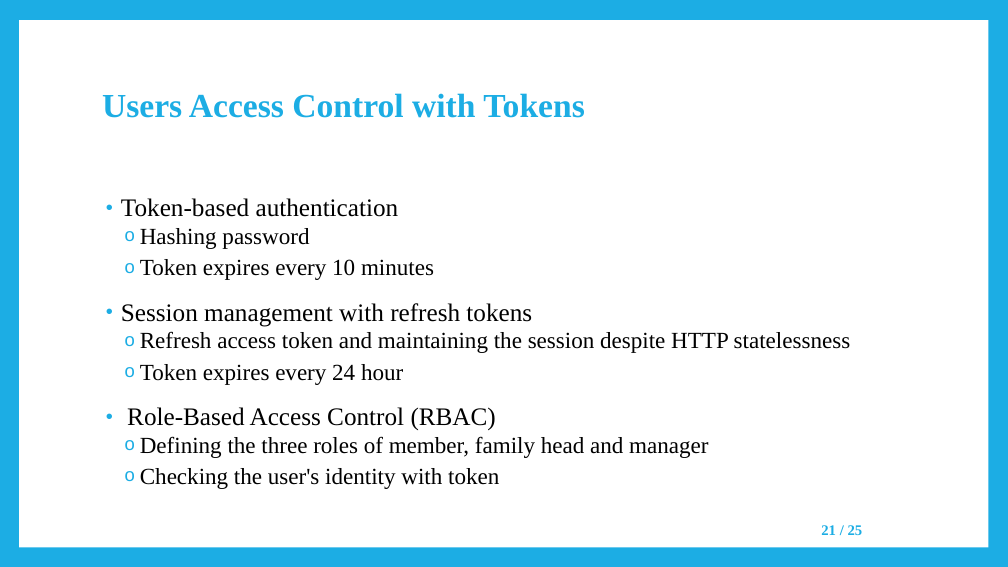
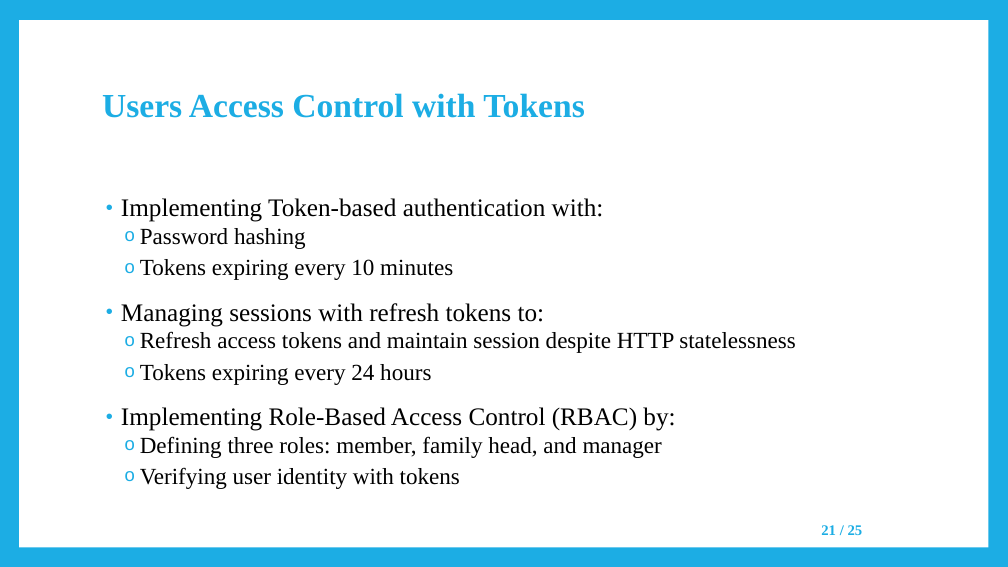
Before and after one commit to negarK2000/Presentation, a slide deck: slide 21 of SavingsFundsManagementSystems/SavingsFundsManagementSystems_Presentation.pptx. Drawn at 1008x567 pixels with LibreOffice and Linux fonts; fonts in the diff are those of the drawing. Boxes give left, top, right and bottom in pixels: in the first picture for what was removed or moved away, otherwise in the second. Text is boxed around its words. In the diff, an @@ line names an element or a change of style, - is before the commit and + after.

```diff
--- a/SavingsFundsManagementSystems/SavingsFundsManagementSystems_Presentation.pptx
+++ b/SavingsFundsManagementSystems/SavingsFundsManagementSystems_Presentation.pptx
@@ text at (121, 198, 795, 489): text changed @@
-• Token-based authentication
-  o Hashing password
-  o Token expires every 10 minutes
-• Session management with refresh tokens
-  o Refresh access token and maintaining the session despite HTTP statelessness
-  o Token expires every 24 hour
-• Role-Based Access Control (RBAC)
-  o Defining the three roles of member, family head and manager
-  o Checking the user's identity with token
+• Implementing Token-based authentication with:
+  o Password hashing
+  o Tokens expiring every 10 minutes
+• Managing sessions with refresh tokens to:
+  o Refresh access tokens and maintain session despite HTTP statelessness
+  o Tokens expiring every 24 hours
+• Implementing Role-Based Access Control (RBAC) by:
+  o Defining three roles: member, family head, and manager
+  o Verifying user identity with tokens
```
Also in this commit, not shown: 18 other slides changed, 11 other files.
